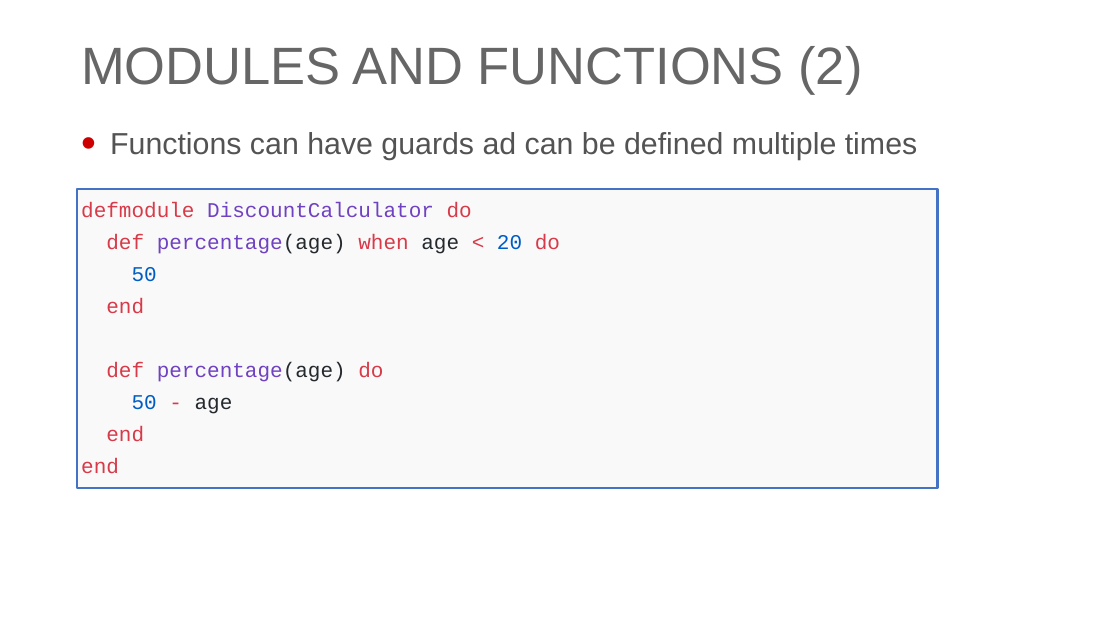
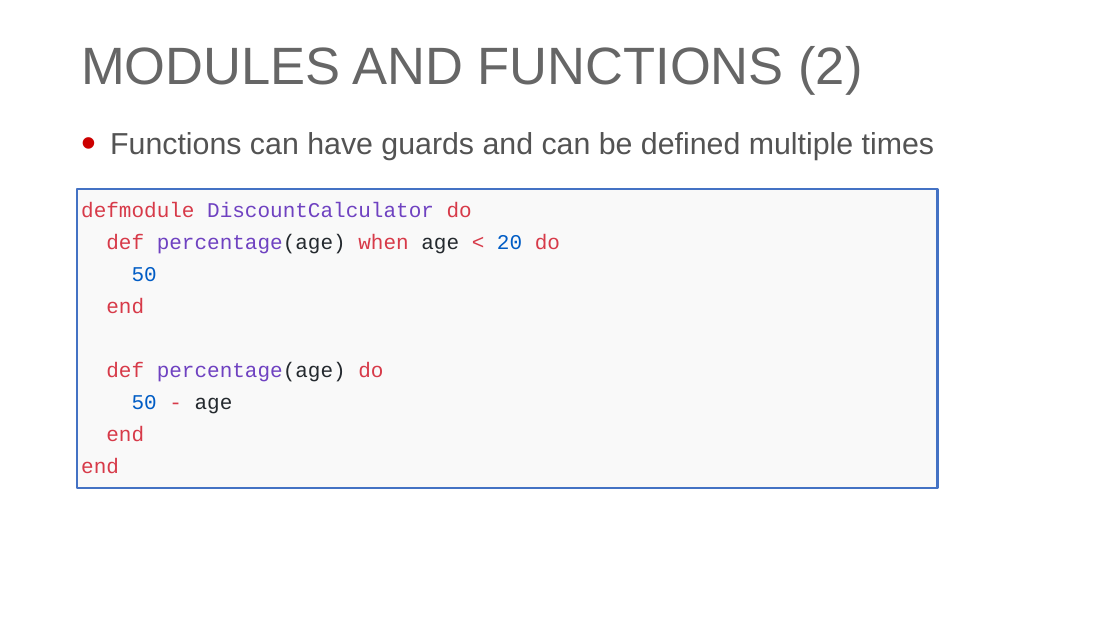
Before and after one commit to georgiyolovski/elixir-workshop, a slide deck: slide 18 of day1/Elixir - Day 1.pptx (slide 26 before the commit). Drawn at 1120x630 pixels with LibreOffice and Linux fonts; fonts in the diff are those of the drawing; background and template pictures are left out. Boxes give left, top, right and bottom in pixels: in the first picture for what was removed or moved away, otherwise in the second. Text is boxed around its words. In the diff, an @@ line names an element or a change of style, - is before the commit and + after.

```diff
--- a/day1/Elixir - Day 1.pptx
+++ b/day1/Elixir - Day 1.pptx
@@ text at (110,132,934,160): text changed @@
-• Functions can have guards ad can be defined multiple times
+• Functions can have guards and can be defined multiple times
```
Also in this commit, not shown: 6 other slides changed, 3 slides added.
